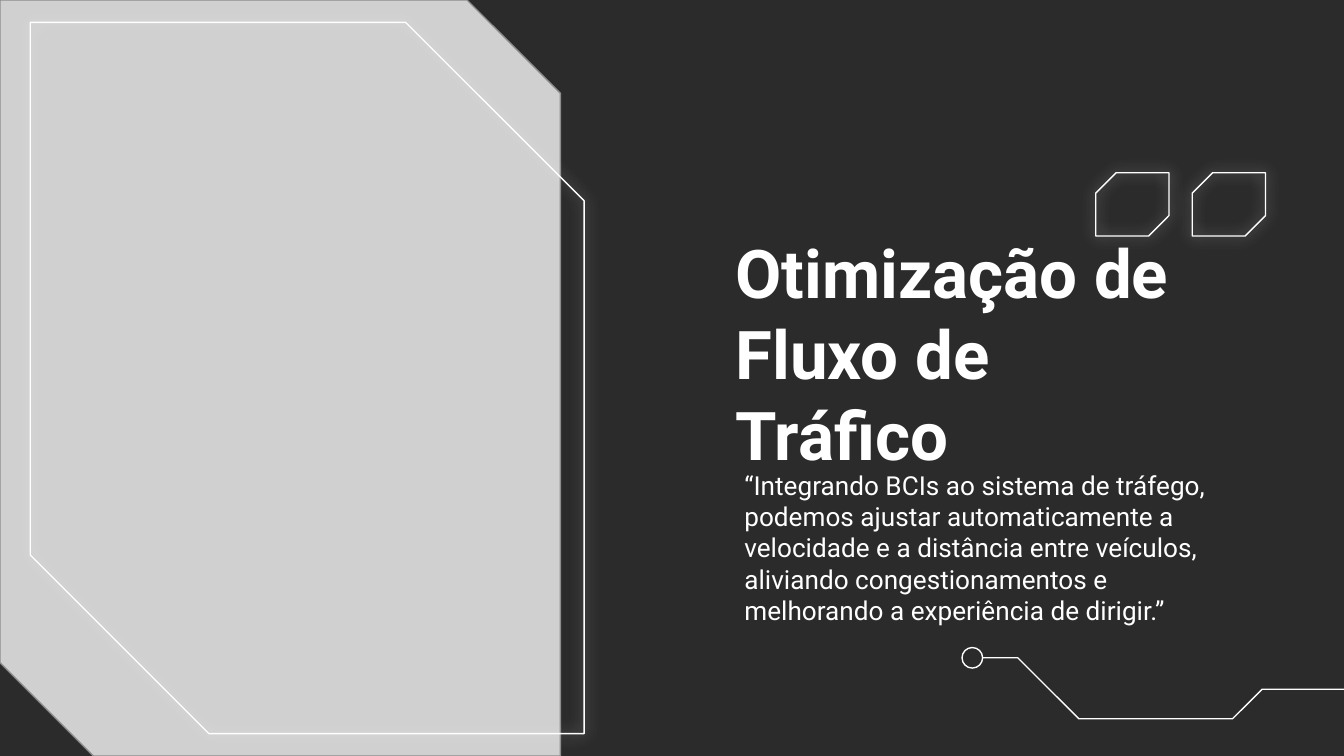
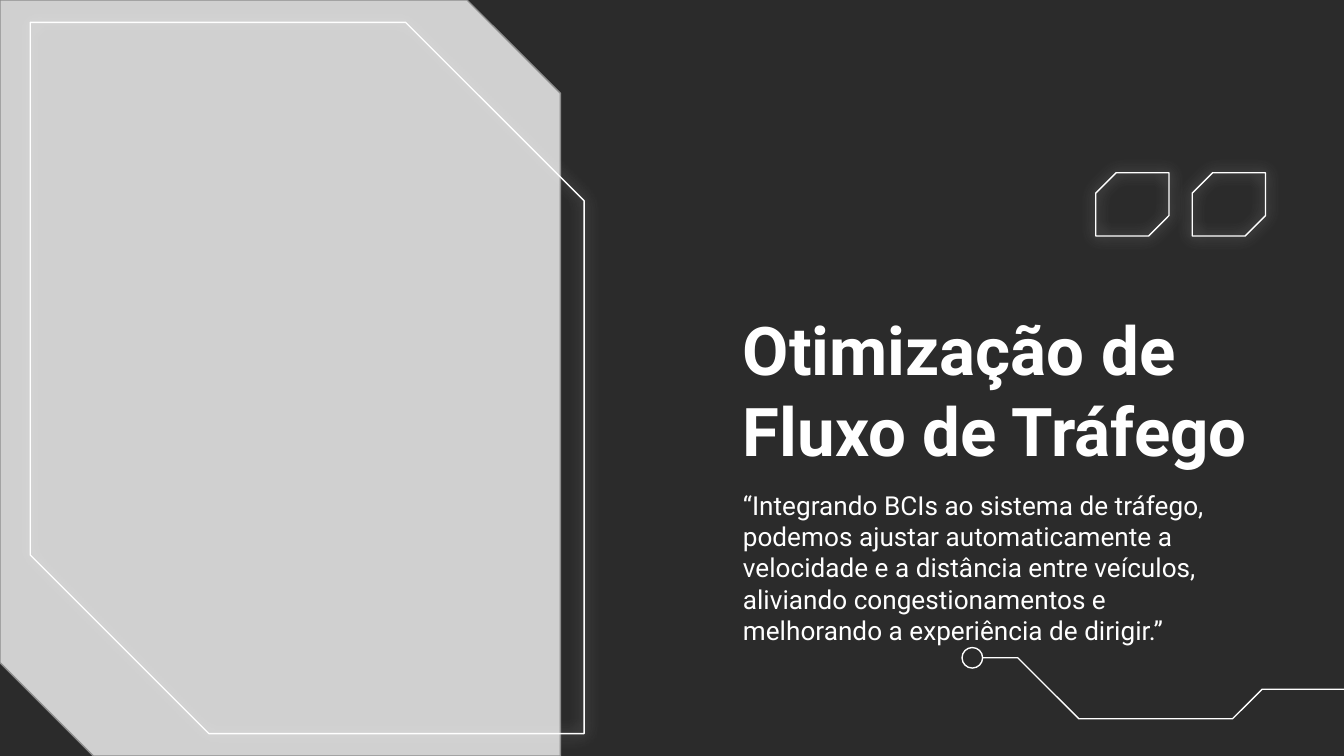
Before and after one commit to JeffersonBittar/TCC_BCI_IA, a slide deck: slide 6 of Apresentaçao TCC.pptx. Drawn at 1344x756 pixels with LibreOffice and Linux fonts; fonts in the diff are those of the drawing; grey boxes stand for pictures; background and template pictures are left out; a plain dark background stands for a picture behind light text. Boxes give left, top, right and bottom in pixels: in the first picture for what was removed or moved away, otherwise in the second. Text is boxed around its words. In the diff, an @@ line names an element or a change of style, - is before the commit and + after.

```diff
--- a/Apresentaçao TCC.pptx
+++ b/Apresentaçao TCC.pptx
@@ title at (743, 324, 1247, 470): text changed @@
-Otimização de Fluxo de Tráfico
+Otimização de Fluxo de Tráfego
@@ subtitle "“Integrando BCIs ao sistema de ...": place and size @@
-subtitle "“Integrando BCIs ao sistema de ..." at (744, 475, 1205, 626)
+subtitle "“Integrando BCIs ao sistema de ..." at (743, 495, 1204, 646)
```
